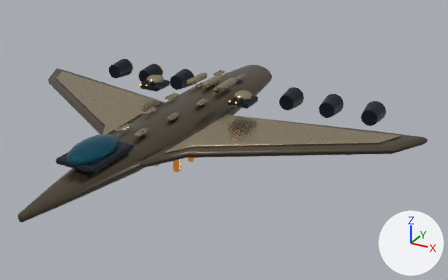
The glTF model assets/models/ships/bomber.glb as it was, and as the next commit left it.
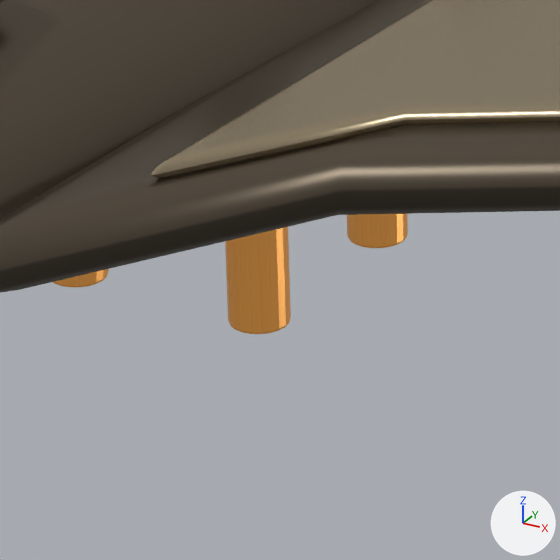
The first picture shows the older version from a 50 mm lens placed at (13.84, -20.79, 10.15), pointed at (2.12, 0.52, -0.5). The close-ups show the older and then the newer version on the part from 33% to 48% of the width and 47% to 71% of the height of that picture. Only the edits that show in the close-ups are written down. The axes (+X, +Y, +Z) are drawn at lower right. The lights are the same throughout. Where no turn or scale is listed for an object, it has been applied to the vertices.

Names of what the first close-up shows: 'Bastion armored wing skin 1', 'Bastion bomber central armored hull', 'Bastion broad bomber wing 1', 'Bastion precision payload -1 0', 'Bastion precision payload 1 0', 'Bastion precision payload 1 1'.
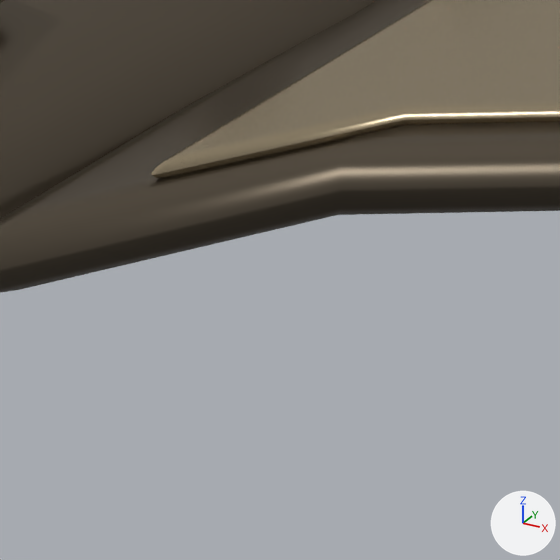
What differs and where, as boxes [x1, y1, x2, y2] in the close-ups (560 x 560 px):
'Bastion precision payload 1 0', deleted (orange): before [225, 227, 291, 334]
'Bastion precision payload 1 1', deleted (orange): before [347, 214, 408, 248]
'Bastion precision payload -1 0', deleted (orange): before [53, 269, 109, 287]

What changed in the scene script:
```text
Remove ob_bastion_precision_payload__1_0:
    ob_bastion_precision_payload__1_0 = bpy.data.objects.new('Bastion precision payload -1 0', me_cone_026)
    ob_bastion_precision_payload__1_0.location = (-0.56, -0.8, -1.385)
Remove ob_bastion_precision_payload_1_0:
    ob_bastion_precision_payload_1_0 = bpy.data.objects.new('Bastion precision payload 1 0', me_cone_030)
    ob_bastion_precision_payload_1_0.location = (0.56, -0.8, -1.385)
Remove ob_bastion_precision_payload_1_1:
    ob_bastion_precision_payload_1_1 = bpy.data.objects.new('Bastion precision payload 1 1', me_cone_031)
    ob_bastion_precision_payload_1_1.location = (0.56, 0.35, -1.385)
```
